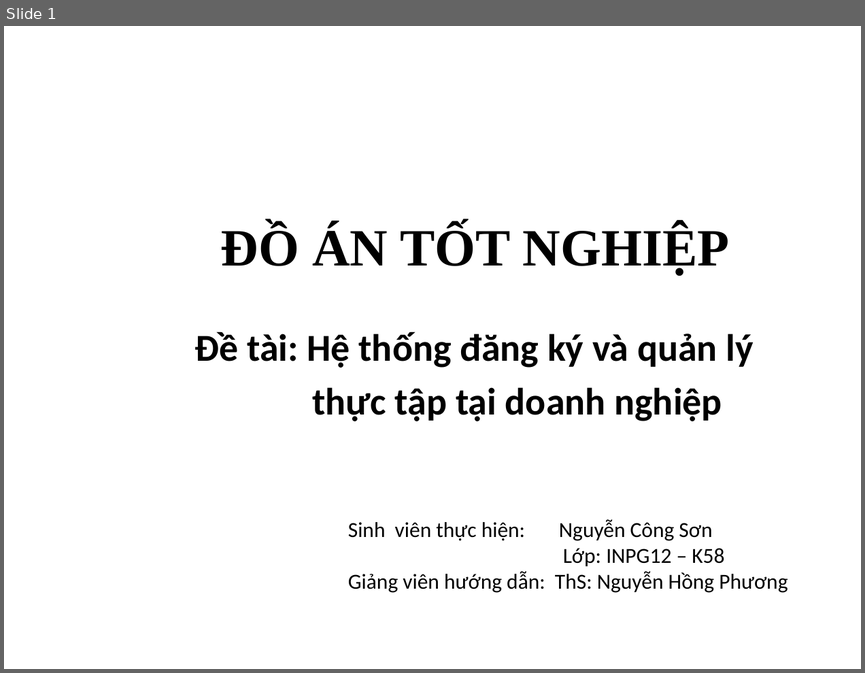
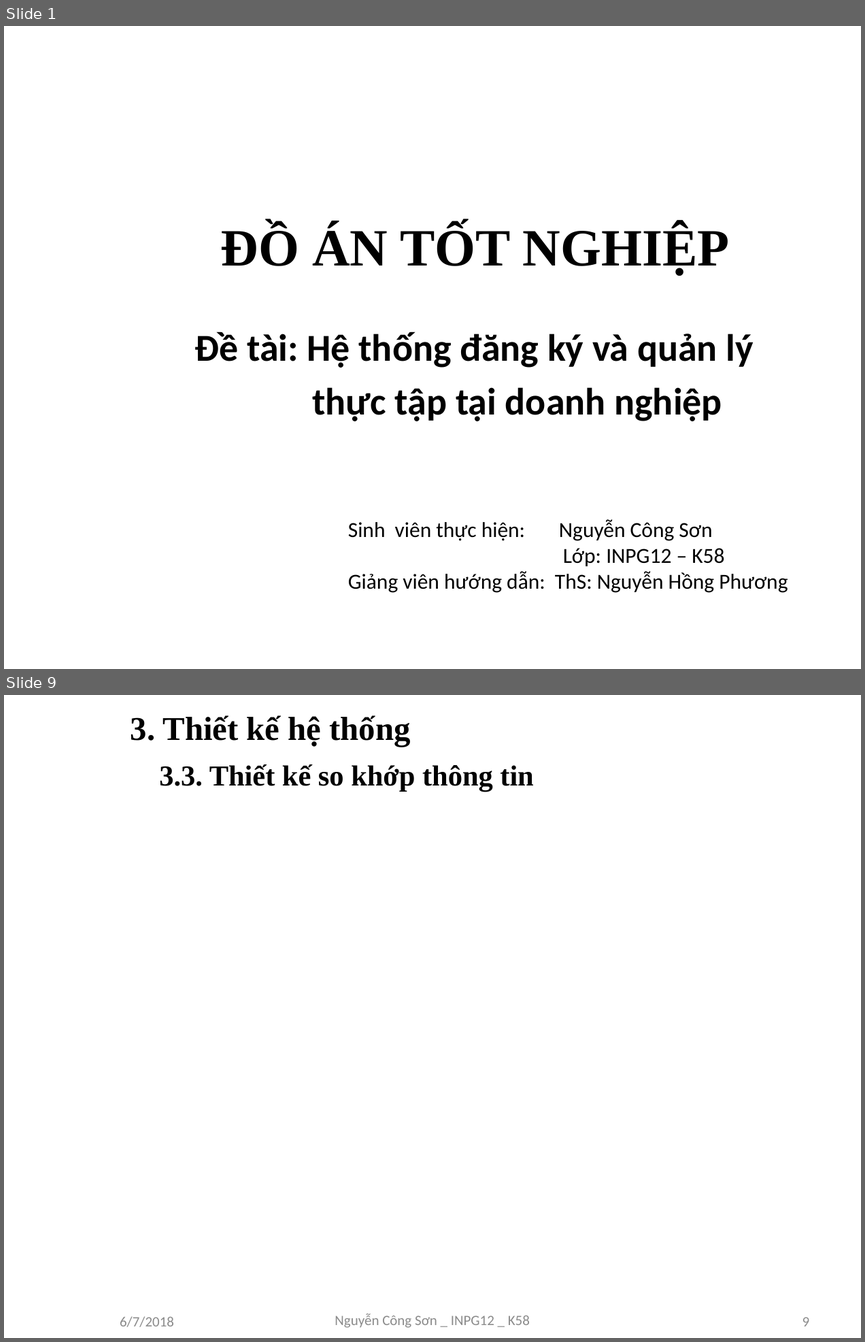
Before and after one commit to sonnc/QT5315, a slide deck: SLIDE ĐỒ ÁN TỐT NGHIỆP.pptx. Shown one above the other, each under a label of ours: slide 1 before the commit, slides 1 and 9 after it; the slides between them are not shown. The pictures are 865x673 and 865x1342 pixels, drawn with LibreOffice and Linux fonts; fonts in the diff are those of the drawing; background and template pictures are left out. Boxes give left, top, right and bottom in pixels: in the first picture for what was removed or moved away, otherwise in the second. Text is boxed around its words. In the diff, an @@ line names an element or a change of style, - is before the commit and + after.

```diff
--- a/SLIDE ĐỒ ÁN TỐT NGHIỆP.pptx
+++ b/SLIDE ĐỒ ÁN TỐT NGHIỆP.pptx
@@ slide 9 added at <box>4,695,861,1338</box>, background picture (left out) @@
@@ title added at <box>130,715,533,792</box>, 24.3 pt, text #000000, bold @@
+3. Thiết kế hệ thống
+3.3. Thiết kế so khớp thông tin
@@ text added at <box>120,1316,174,1327</box>, 12 pt, text #8C8C8C @@
+6/7/2018
@@ text added at <box>334,1313,530,1327</box>, 12 pt, text #8C8C8C @@
+Nguyễn Công Sơn _ INPG12 _ K58
@@ page number added at <box>802,1317,810,1326</box>, 12 pt, text #8C8C8C @@
+9
```
Also in this commit, not shown: 6 slides changed, 5 other slides added, 6 other files.
